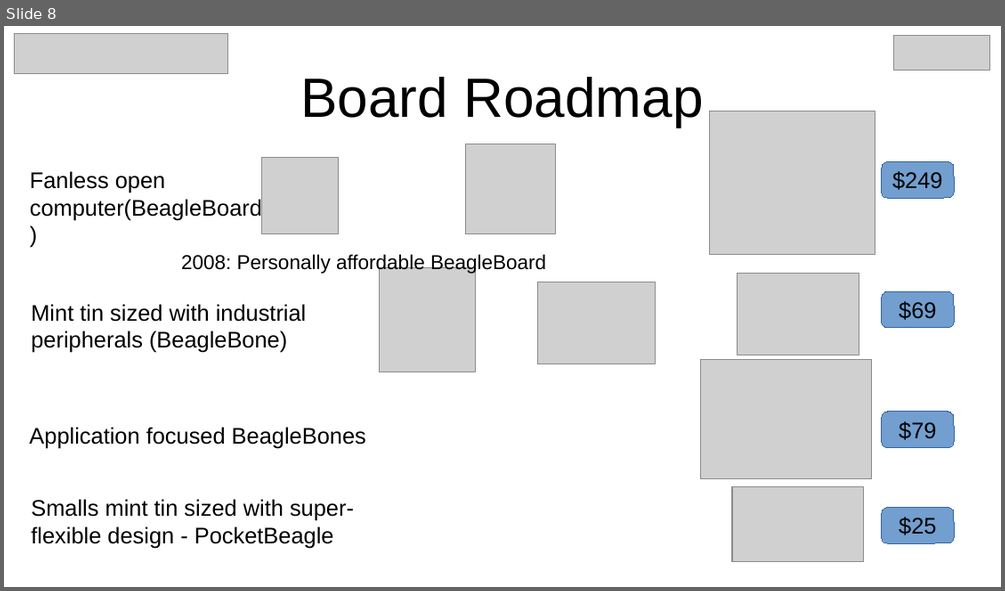
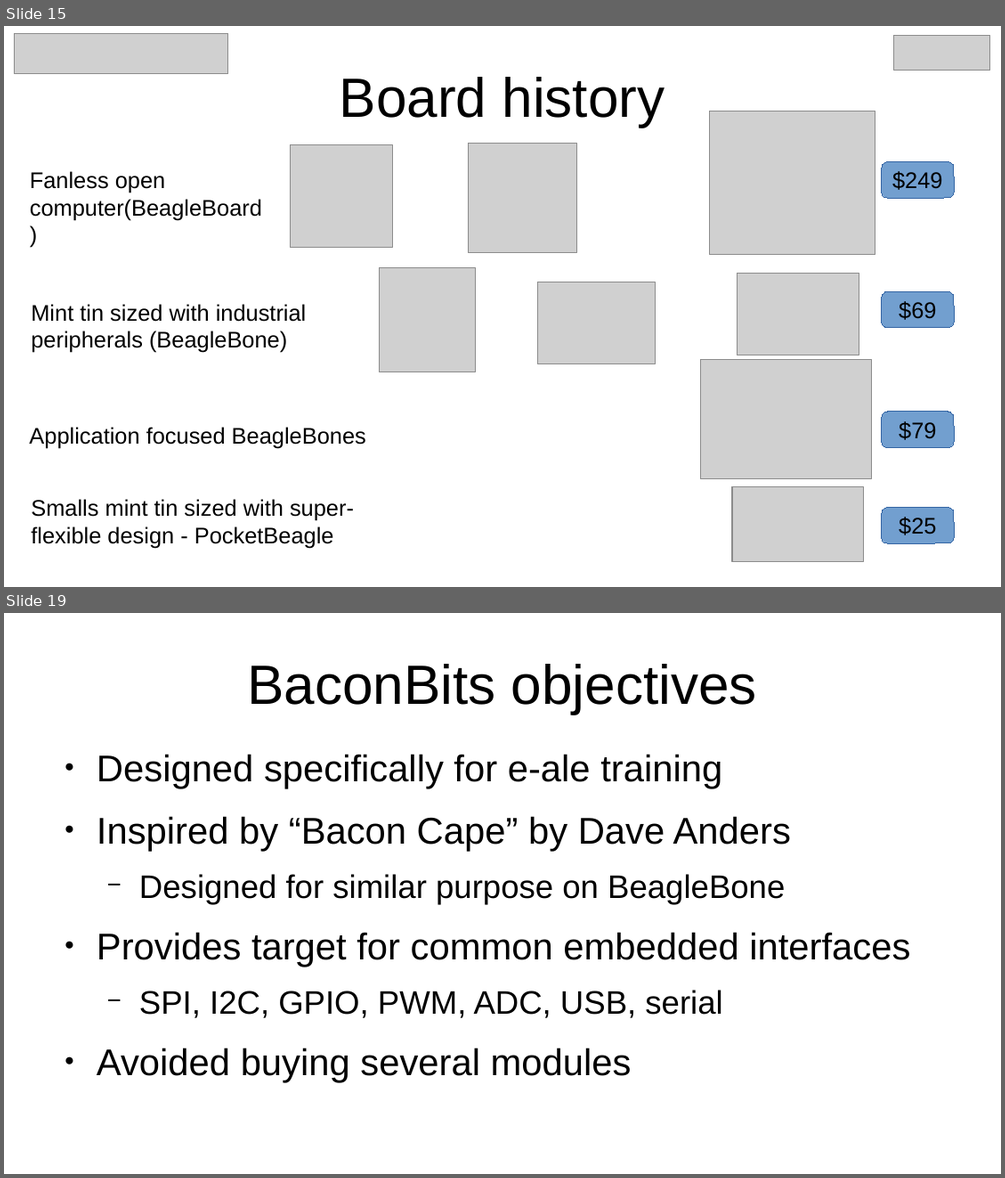
Before and after one commit to e-ale/Slides, a slide deck: pocketbeagle.odp. Shown one above the other, each under a label of ours: slide 8 before the commit, slides 15 and 19 after it; the slides between them are not shown. The pictures are 1005x591 and 1005x1178 pixels, drawn with LibreOffice and Linux fonts; fonts in the diff are those of the drawing; grey boxes stand for pictures; background and template pictures are left out. Boxes give left, top, right and bottom in pixels: in the first picture for what was removed or moved away, otherwise in the second. Text is boxed around its words. In the diff, an @@ line names an element or a change of style, - is before the commit and + after.

```diff
--- a/pocketbeagle.odp
+++ b/pocketbeagle.odp
@@ slide 19 added at <box>4,613,1001,1174</box>, background #FFFFFF @@
@@ title added at <box>247,664,757,714</box>, 44 pt, text #000000 @@
+BaconBits objectives
@@ text added at <box>97,754,791,1082</box>, 29.6 pt, text #000000 @@
+● Designed specifically for e-ale training
+● Inspired by “Bacon Cape” by Dave Anders
+  − Designed for similar purpose on BeagleBone
+● Provides target for common embedded interfaces
+  − SPI, I2C, GPIO, PWM, ADC, USB, serial
+● Avoided buying several modules
@@ what was slide 8 is now slide 15 @@
@@ slide 15 changed as well @@
@@ title at <box>340,77,665,127</box>: text changed @@
-Board Roadmap
+Board history
@@ picture: place and size @@
-picture at <box>262,157,339,234</box>
+picture at <box>290,145,392,248</box>
@@ picture: place and size @@
-picture at <box>465,143,555,234</box>
+picture at <box>468,143,576,252</box>
@@ text removed at <box>181,254,546,273</box> @@
-2008: Personally affordable BeagleBoard
```
Also in this commit, not shown: 6 other slides changed, 24 other slides added.
